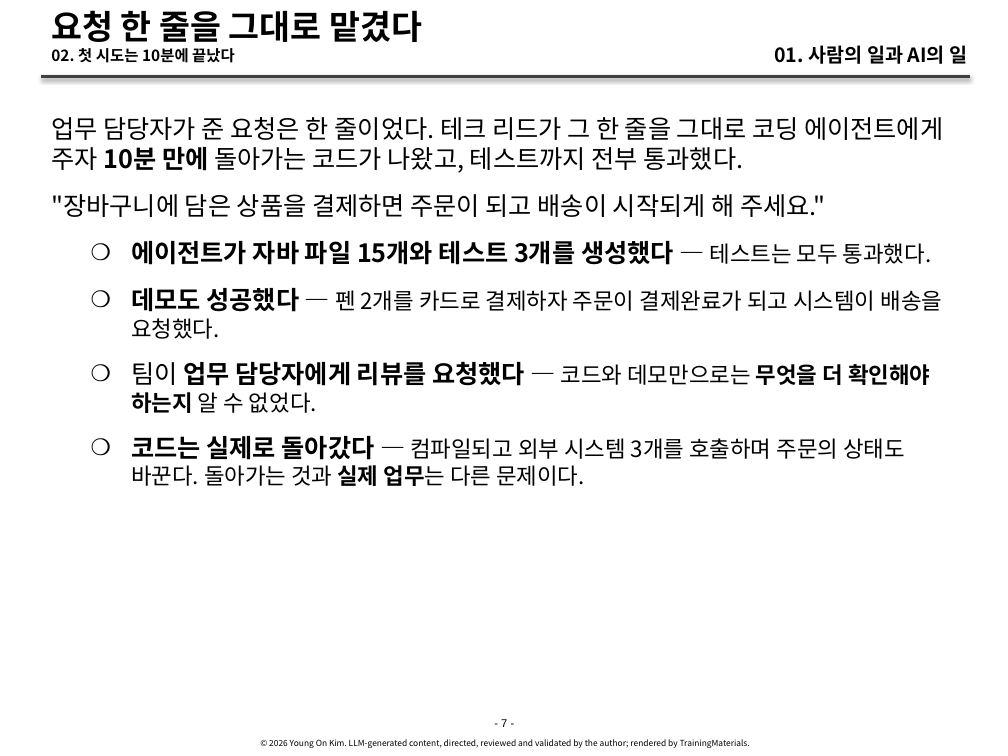
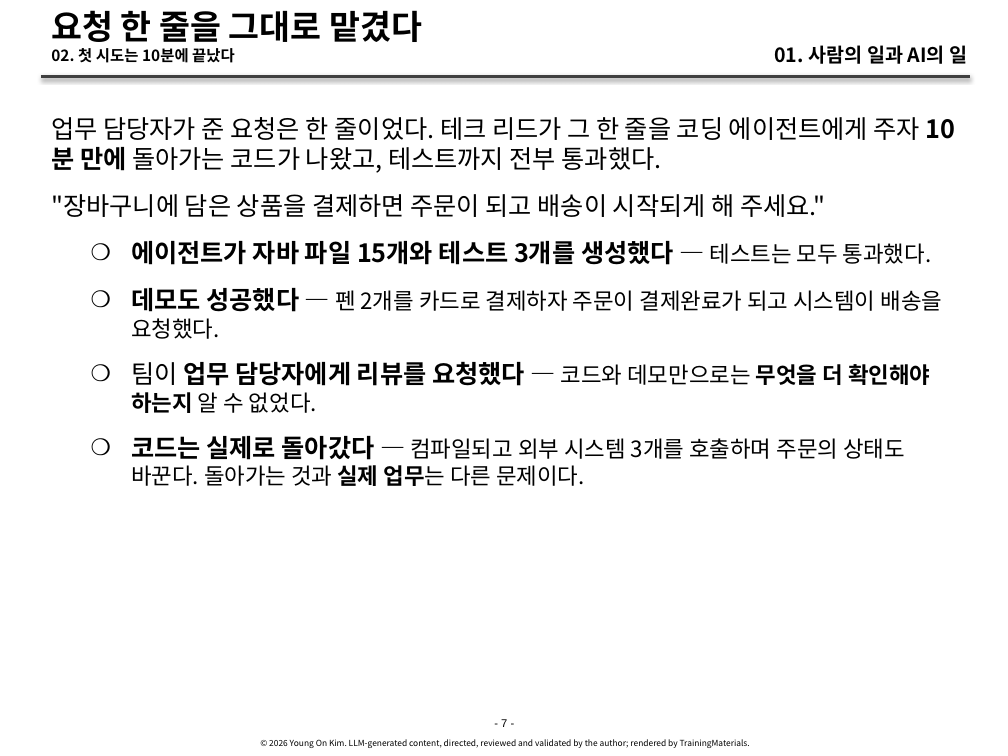
Before and after one commit to YoungSan77/TrainingMaterials, a slide deck: slide 7 of courses/ai-native/sessions/s01.pptx. Drawn at 1008x756 pixels with LibreOffice and Linux fonts; fonts in the diff are those of the drawing. Boxes give left, top, right and bottom in pixels: in the first picture for what was removed or moved away, otherwise in the second. Text is boxed around its words. In the diff, an @@ line names an element or a change of style, - is before the commit and + after.

```diff
--- a/courses/ai-native/sessions/s01.pptx
+++ b/courses/ai-native/sessions/s01.pptx
@@ text at [51, 117, 920, 173]: text changed @@
-업무 담당자가 준 요청은 한 줄이었다. 테크 리드가 그 한 줄을 그대로 코딩 에이전트에게 주자 10분 만에 돌아가는 코드가 나왔고, 테스트까지 전부 통과했다.
+업무 담당자가 준 요청은 한 줄이었다. 테크 리드가 그 한 줄을 코딩 에이전트에게 주자 10분 만에 돌아가는 코드가 나왔고, 테스트까지 전부 통과했다.
```
Also in this commit, not shown: 8 other slides changed, 4 other files.
